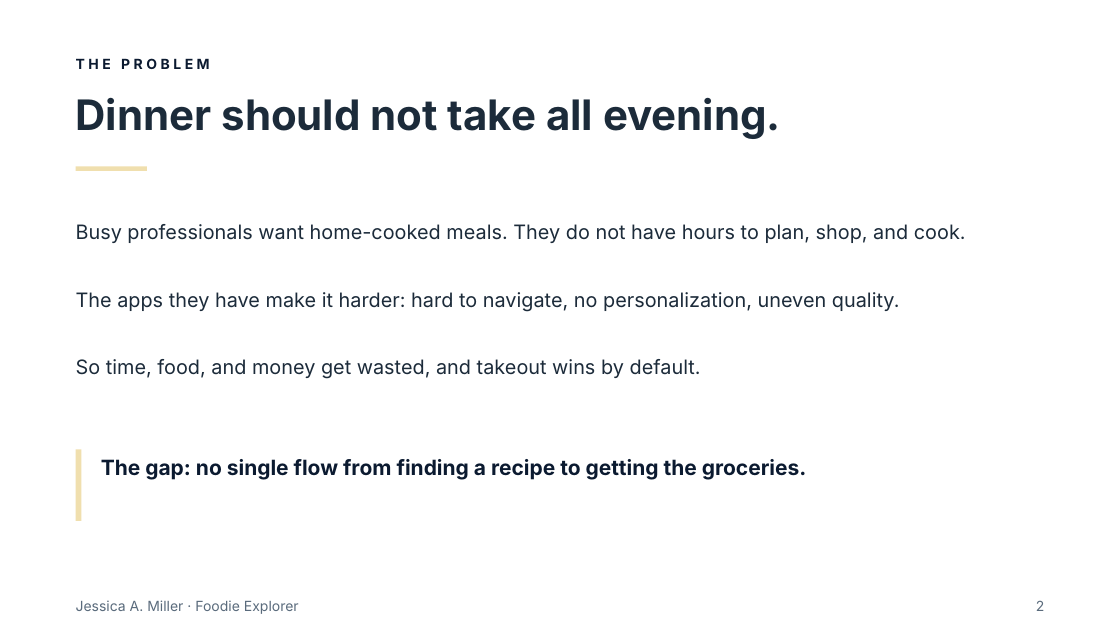
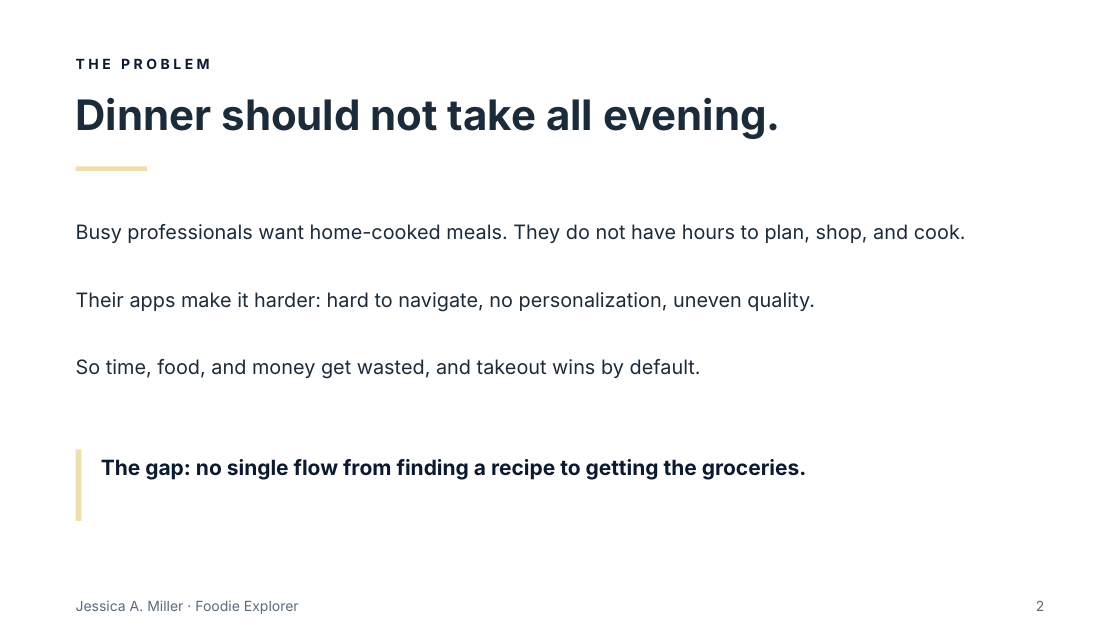
Before and after one commit to Millrjess/millrjess.github.io, a slide deck: slide 2 of assets/presentations/Foodie_Explorer_Executive.pptx. Drawn at 1120x630 pixels with LibreOffice and Linux fonts; fonts in the diff are those of the drawing. Boxes give left, top, right and bottom in pixels: in the first picture for what was removed or moved away, otherwise in the second. Text is boxed around its words. In the diff, an @@ line names an element or a change of style, - is before the commit and + after.

```diff
--- a/assets/presentations/Foodie_Explorer_Executive.pptx
+++ b/assets/presentations/Foodie_Explorer_Executive.pptx
@@ text at box(76, 292, 815, 312): text changed @@
-The apps they have make it harder: hard to navigate, no personalization, uneven quality.
+Their apps make it harder: hard to navigate, no personalization, uneven quality.
```
Also in this commit, not shown: 5 other slides changed, 1 other file.
